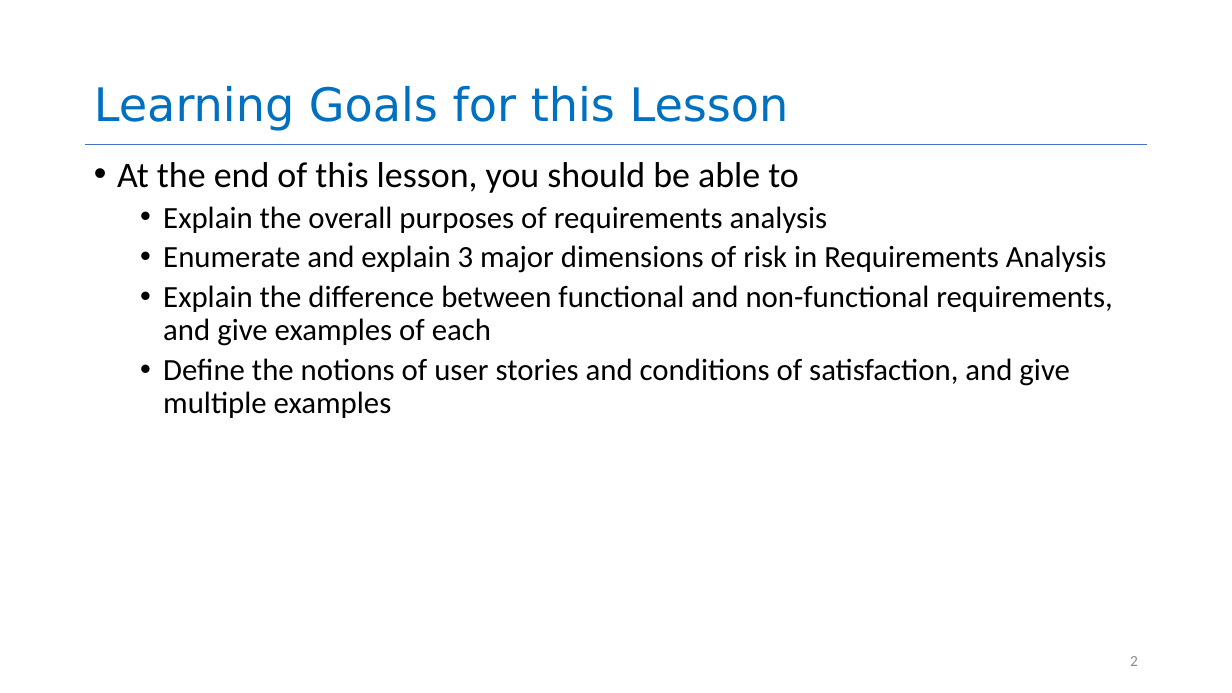
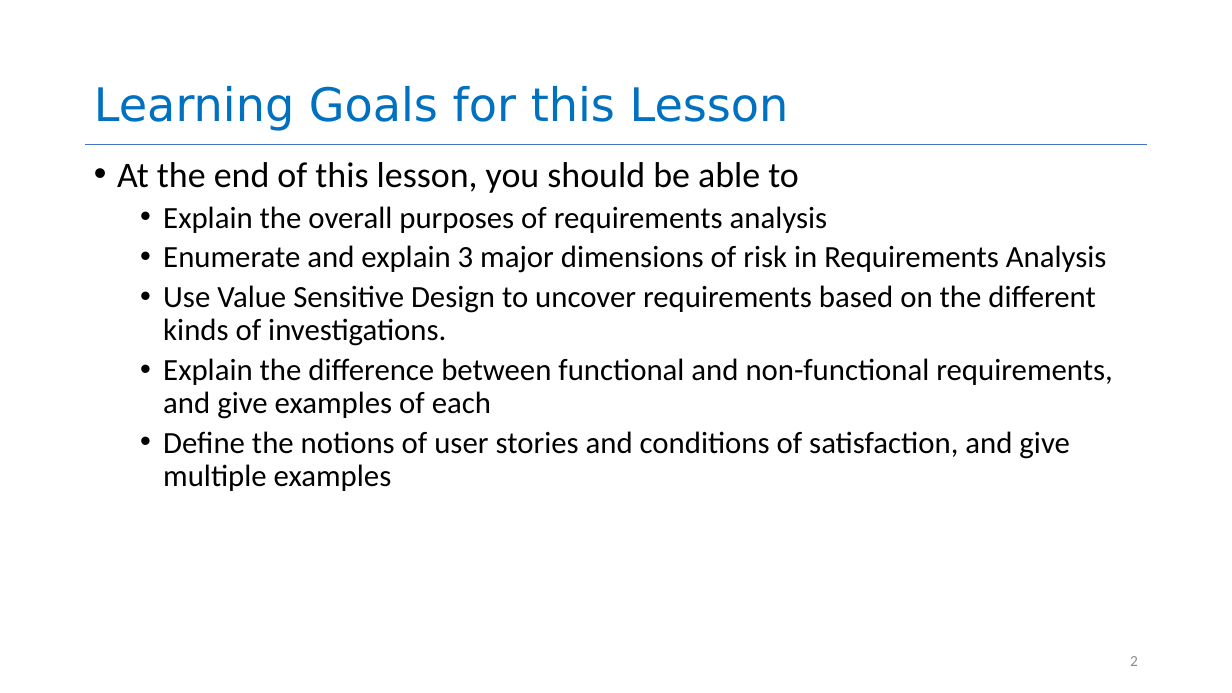
Before and after one commit to yashburshe/CS4530-Fall-2025, a slide deck: slide 2 of Slides/Module 01.2 Requirements Gathering.pptx. Drawn at 1232x693 pixels with LibreOffice and Linux fonts; fonts in the diff are those of the drawing. Boxes give left, top, right and bottom in pixels: in the first picture for what was removed or moved away, otherwise in the second. Text is boxed around its words. In the diff, an @@ line names an element or a change of style, - is before the commit and + after.

```diff
--- a/Slides/Module 01.2 Requirements Gathering.pptx
+++ b/Slides/Module 01.2 Requirements Gathering.pptx
@@ text at box(163, 285, 1096, 346): paragraph added @@
+  • Use Value Sensitive Design to uncover requirements based on the different kinds of investigations.
```
Also in this commit, not shown: 11 other slides changed, 1 slide removed, 2 other files.
